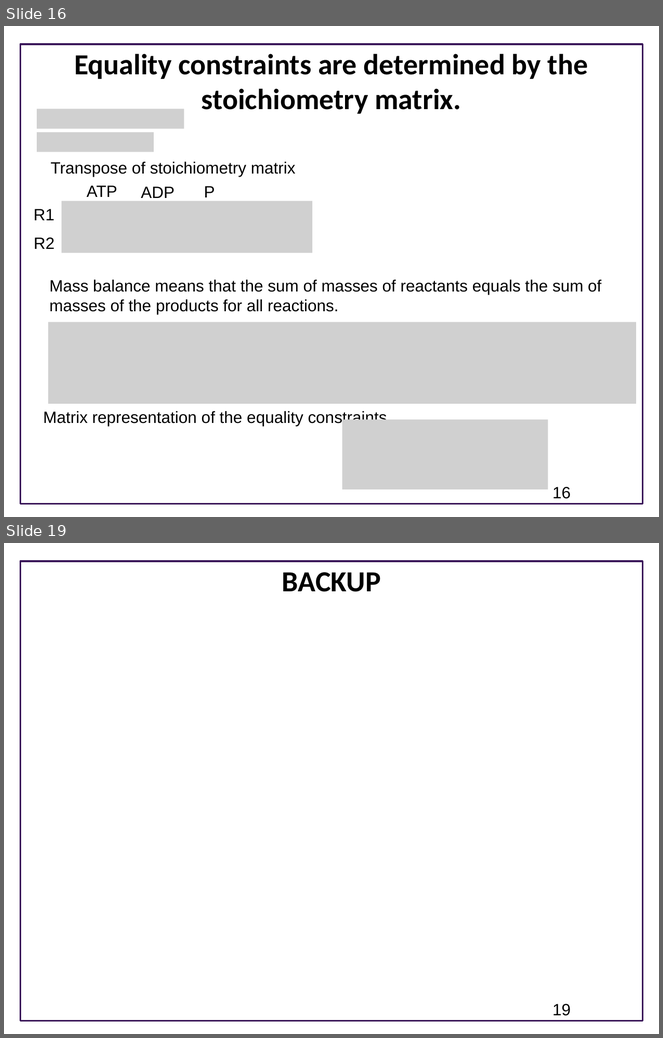
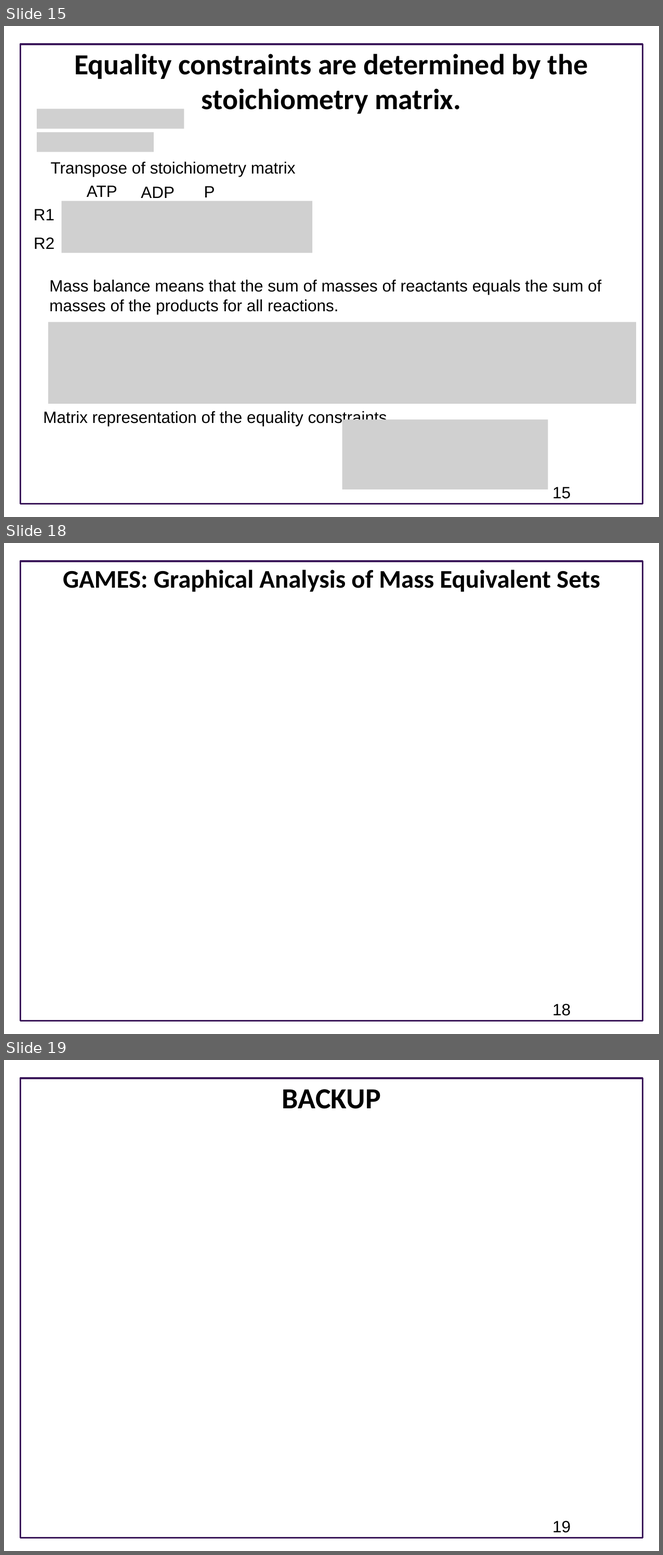
Before and after one commit to ModelEngineering/advancing-biomedical-models, a slide deck: lecture_15/15_static_testing.pptx. Shown one above the other, each under a label of ours: slides 16 and 19 before the commit, slides 15, 18 and 19 after it; the slides between them are not shown. The pictures are 663x1038 and 663x1555 pixels, drawn with LibreOffice and Linux fonts; fonts in the diff are those of the drawing; grey boxes stand for pictures; background and template pictures are left out. Boxes give left, top, right and bottom in pixels: in the first picture for what was removed or moved away, otherwise in the second. Text is boxed around its words. In the diff, an @@ line names an element or a change of style, - is before the commit and + after.

```diff
--- a/lecture_15/15_static_testing.pptx
+++ b/lecture_15/15_static_testing.pptx
@@ slide 18 added at (x1=4, y1=543, x2=659, y2=1034), background #FFFFFF; not listed: 1 template element that a slide beside it also shows @@
@@ title added at (x1=63, y1=570, x2=600, y2=592), 28 pt, text #000000, bold @@
+GAMES: Graphical Analysis of Mass Equivalent Sets
@@ page number added at (x1=553, y1=1004, x2=571, y2=1016), 18 pt, text #000000 @@
+18
@@ what was slide 16 is now slide 15 @@
@@ page number at (x1=553, y1=487, x2=571, y2=499): text changed @@
-16
+15
```
Also in this commit, not shown: 5 slides changed, 2 other slides added, 2 slides removed, 1 other file.
